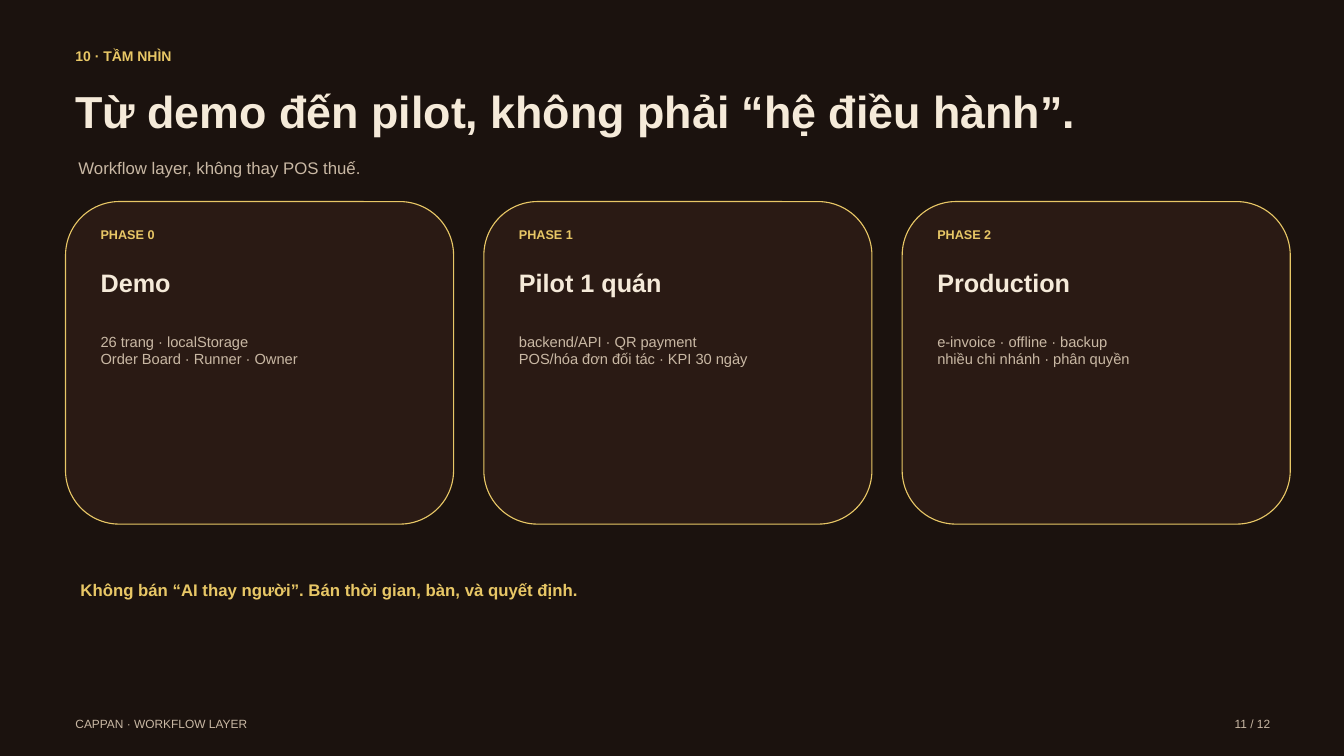
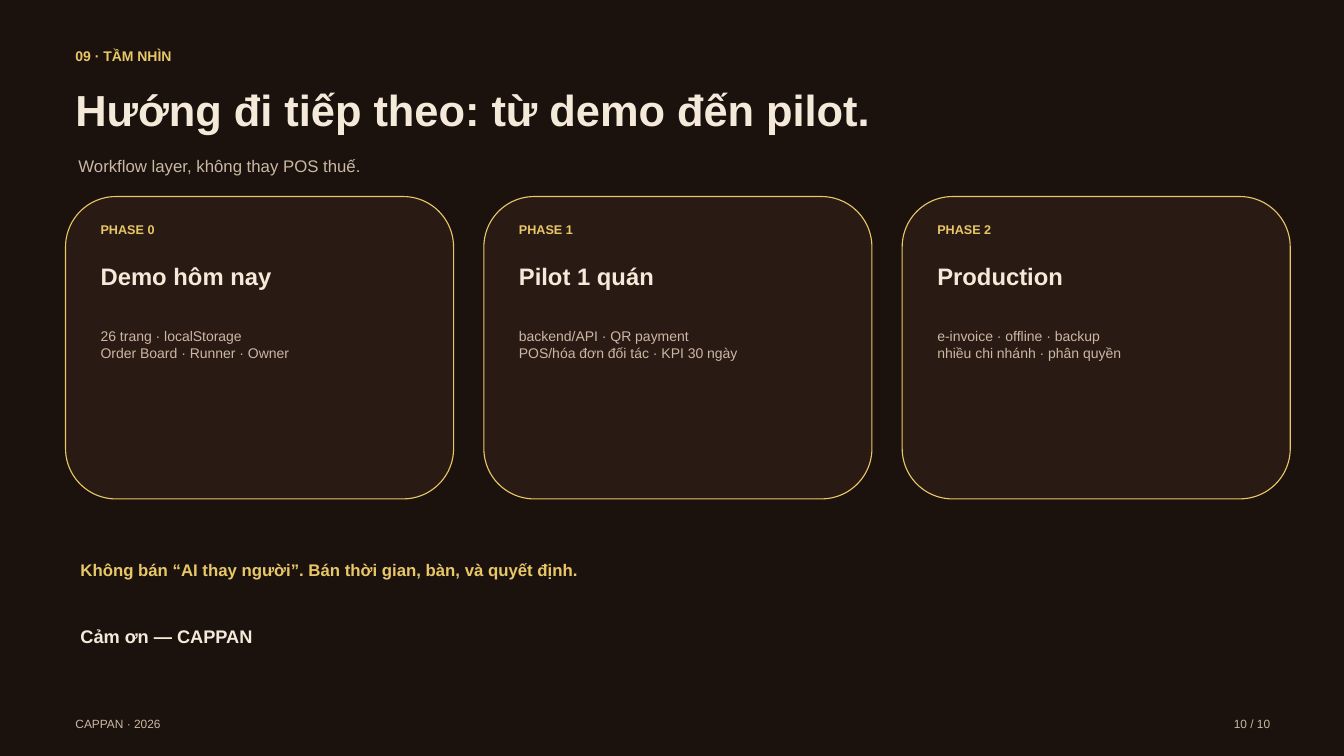
Before and after one commit to cappannguyen-0901/cappanwebdemo, a slide deck: slide 10 of cappan-slides.pptx (slide 11 before the commit). Drawn at 1344x756 pixels with LibreOffice and Linux fonts; fonts in the diff are those of the drawing. Boxes give left, top, right and bottom in pixels: in the first picture for what was removed or moved away, otherwise in the second. Text is boxed around its words. In the diff, an @@ line names an element or a change of style, - is before the commit and + after.

```diff
--- a/cappan-slides.pptx
+++ b/cappan-slides.pptx
@@ text at [75,50,171,61]: text changed @@
-10 · TẦM NHÌN
+09 · TẦM NHÌN
@@ text at [75,92,870,135]: text changed; size 32 to 31 pt @@
-Từ demo đến pilot, không phải “hệ điều hành”.
+Hướng đi tiếp theo: từ demo đến pilot.
@@ rounded rectangle: place and size @@
-rounded rectangle at [66,202,454,524]
+rounded rectangle at [66,197,454,499]
@@ rounded rectangle: place and size @@
-rounded rectangle at [484,202,872,524]
+rounded rectangle at [484,197,872,499]
@@ rounded rectangle: place and size @@
-rounded rectangle at [902,202,1291,524]
+rounded rectangle at [902,197,1291,499]
@@ 3 texts: place and size @@
-3 texts at [101,230,991,239]
+3 texts at [101,225,991,234]
@@ text at [101,267,271,290]: text changed; size 18 to 17 pt @@
-Demo
+Demo hôm nay
@@ text "Pilot 1 quán" at [519,267,654,290]: size 18 to 17 pt @@
@@ text "Production" at [937,267,1063,286]: size 18 to 17 pt @@
@@ size 10.5 to 10 pt in 3 elements at [101,331,289,358], [519,331,737,361], [937,331,1121,361] @@
@@ text "Không bán “AI thay người”. ...": place and size @@
-text "Không bán “AI thay người”. ..." at [80,583,577,600]
+text "Không bán “AI thay người”. ..." at [80,563,577,580]
@@ text added at [80,629,252,643], 13 pt, text #F5EAD9, bold @@
+Cảm ơn — CAPPAN
@@ text at [75,719,161,728]: text changed @@
-CAPPAN · WORKFLOW LAYER
+CAPPAN · 2026
@@ text at [1234,719,1270,728]: text changed @@
-11 / 12
+10 / 10
```
Also in this commit, not shown: 8 other slides changed, 1 slide added, 3 slides removed, 11 other files.
